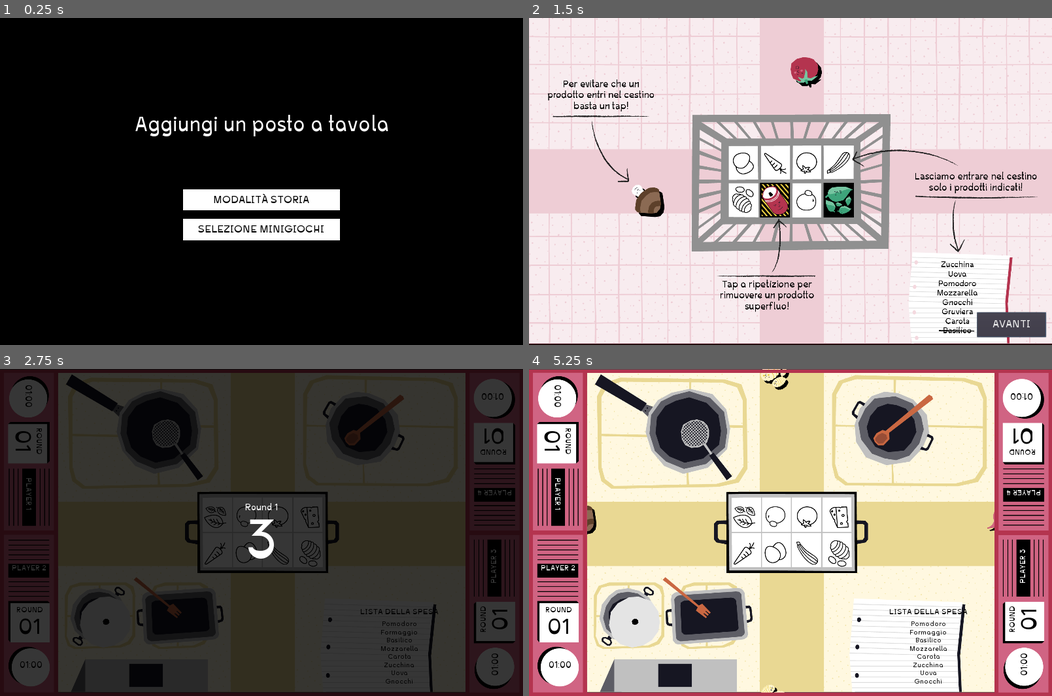
Above: before the commit, frames 1-4 (two rows, left to right).
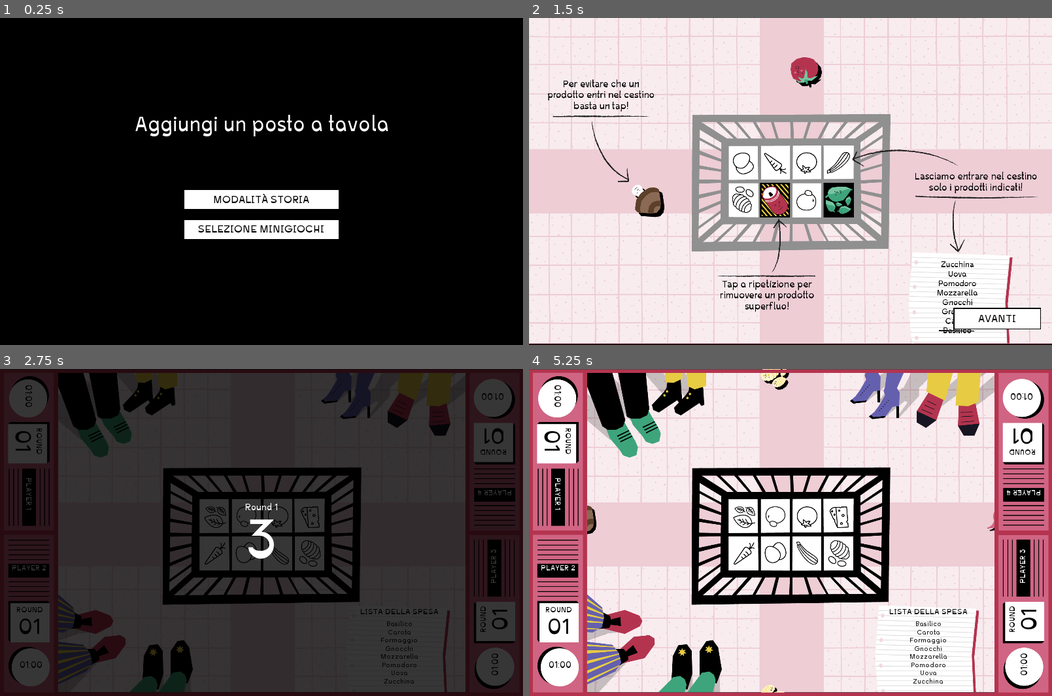
Above: after the commit, the same moments.

Repository: nuco-san/rotary_game
Game: Godot game, scene res://Scenes/TItleScreen.tscn
The game is run twice, just before and just after one commit, with the same random seed, the same clock (stepped at 60 frames per second) and the same inputs.
Inputs:
- Up to frame 1 (0.25 s): no input
- Up to frame 2 (1.5 s): click "MODALITÀ STORIA" at 0.5 s; click "AVANTI" at 1.25 s
- Up to frame 3 (2.75 s): click "AVANTI" at 2 s
- Up to frame 4 (5.25 s): tap Enter at 2.75, 5 s; tap Space at 3.5 s

The runs differ from the first frame. In frame 1, 0.5% of the frame differs, in the area x 35-65%, y 52-68%; in frame 2, 1.2%; in frame 3, 19%; in frame 4, 48%, in the area x 11-89%, y 1-99%.

Commit message:
risolto bug di reset del minigame 3

Diff:
--- a/Scenes/FoodList.gd
+++ b/Scenes/FoodList.gd
@@ -1,17 +1,14 @@
 extends VBoxContainer
 
 export(PackedScene) var ListItem
-export(Array) var foods
+export(Resource) var foods_res
 export(String) var title
+
 
 func _ready():
 	Global.connect("tick_item", self, "tick_item")
 	Global.connect("untick_item", self, "untick_item")
-	$Title.text = title
-	for food in foods:
-		var new_list_item = ListItem.instance()
-		new_list_item.item_name = food
-		$VBoxContainer.add_child(new_list_item)
+	init_list()
 
 func tick_item(food_name):
 	for item in $VBoxContainer.get_children():
@@ -23,3 +20,16 @@
 	for item in $VBoxContainer.get_children():
 		if item.item_name == food_name:
 			item.untick()
+
+
+func clear_list():
+	for item in $VBoxContainer.get_children():
+		item.queue_free()
+
+
+func init_list():
+	$Title.text = title
+	for food in foods_res.food_ids:
+		var new_list_item = ListItem.instance()
+		new_list_item.item_name = food
+		$VBoxContainer.add_child(new_list_item)
--- a/Scenes/FoodTrack.gd
+++ b/Scenes/FoodTrack.gd
@@ -9,6 +9,8 @@
 
 export(Resource) var food_res
 export(String) var acceptable_id
+var acceptable_id_original
+export(String) var acceptable_id_alt
 
 export(float) var sprite_rotation = 0.0
 
@@ -21,12 +23,17 @@
 
 
 func _ready():
-	$FinishingPoint/FoodIcon.texture = load("res://03_Icone_EXPORT_ROTARY/" + acceptable_id + "_icona.png")
+	acceptable_id_original = acceptable_id
+	init_icon()
 	$FinishingPoint/FoodIcon.rotation_degrees = sprite_rotation
 	$FinishingPoint/ArrivedFoodSprite.rotation_degrees = sprite_rotation
 	for food in food_res.food_ids:
 		if food != acceptable_id:
 			new_food_array.append(food)
+
+
+func init_icon():
+	$FinishingPoint/FoodIcon.texture = load("res://03_Icone_EXPORT_ROTARY/" + acceptable_id + "_icona.png")
 
 
 func spawn_food():
--- a/Scenes/FoodTrack.tscn
+++ b/Scenes/FoodTrack.tscn
@@ -131,6 +131,7 @@
 scale = Vector2( 1.1, 1.1 )
 frames = SubResource( 7 )
 animation = "New Anim"
+frame = 2
 speed_scale = 1.4
 playing = true
 
--- a/Scenes/MinigameSlides.tscn
+++ b/Scenes/MinigameSlides.tscn
@@ -1,26 +1,23 @@
 [gd_scene load_steps=4 format=2]
 
-[ext_resource path="res://00_Font_ROTARY/Inconstant-Base100.ttf" type="DynamicFontData" id=2]
+[ext_resource path="res://01_Cutscenes_EXPORT_ROTARY/Cutscenes_intro_EXPORT_ROTARY/Cutscenes_Intro_1.png" type="Texture" id=1]
+[ext_resource path="res://Scenes/UIButton.tscn" type="PackedScene" id=2]
 [ext_resource path="res://Scenes/MinigameSlides.gd" type="Script" id=3]
-
-[sub_resource type="DynamicFont" id=2]
-size = 40
-font_data = ExtResource( 2 )
 
 [node name="MinigameSlides" type="Sprite"]
 position = Vector2( 961, 601 )
+texture = ExtResource( 1 )
 script = ExtResource( 3 )
 
-[node name="Button" type="Button" parent="."]
+[node name="UIButton" parent="." instance=ExtResource( 2 )]
 anchor_left = 1.0
 anchor_top = 1.0
 anchor_right = 1.0
 anchor_bottom = 1.0
-margin_left = -1237.0
-margin_top = -715.0
-margin_right = -984.0
-margin_bottom = -624.0
-custom_fonts/font = SubResource( 2 )
+margin_left = -1324.0
+margin_top = -731.0
+margin_right = -1002.0
+margin_bottom = -652.0
 text = "AVANTI"
 
-[connection signal="pressed" from="Button" to="." method="next_slide"]
+[connection signal="button_pressed" from="UIButton" to="." method="next_slide"]
--- a/Scenes/Minigiochi/Minigioco_1.tscn
+++ b/Scenes/Minigiochi/Minigioco_1.tscn
@@ -1,9 +1,13 @@
-[gd_scene load_steps=2 format=2]
+[gd_scene load_steps=3 format=2]
 
 [ext_resource path="res://Scenes/Minigioco.tscn" type="PackedScene" id=1]
+[ext_resource path="res://bought_foods.tres" type="Resource" id=2]
 
 [node name="Minigioco_1" instance=ExtResource( 1 )]
 minigame_number = 1
+
+[node name="Fuoco" parent="Sfondo_sotto" index="0"]
+frame = 1
 
 [node name="TrackManagerLeft" parent="." index="1"]
 position = Vector2( 124, 551 )
@@ -11,34 +15,16 @@
 [node name="TrackManagerBottom" parent="." index="2"]
 position = Vector2( 897, 1269 )
 
-[node name="FoodBackgroundWrong" parent="TrackManagerBottom/FoodTrack_1/FinishingPoint" index="3"]
-frame = 2
-
-[node name="FoodBackgroundWrong" parent="TrackManagerBottom/FoodTrack_2/FinishingPoint" index="3"]
-frame = 2
-
 [node name="TrackManagerRight" parent="." index="3"]
 position = Vector2( 1797, 551 )
-
-[node name="FoodBackgroundWrong" parent="TrackManagerRight/FoodTrack_1/FinishingPoint" index="3"]
-frame = 2
-
-[node name="FoodBackgroundWrong" parent="TrackManagerRight/FoodTrack_2/FinishingPoint" index="3"]
-frame = 2
 
 [node name="TrackManagerTop" parent="." index="4"]
 position = Vector2( 897, -29 )
 
-[node name="FoodBackgroundWrong" parent="TrackManagerTop/FoodTrack_1/FinishingPoint" index="3"]
-frame = 2
-
-[node name="FoodBackgroundWrong" parent="TrackManagerTop/FoodTrack_2/FinishingPoint" index="3"]
-frame = 2
-
 [node name="FoodList" parent="UI" index="5"]
 margin_left = 1291.0
 margin_right = 1641.0
-foods = [ "Pomodoro", "Formaggio", "Basilico", "Mozzarella", "Carota", "Zucchina", "Uova", "Gnocchi" ]
+foods_res = ExtResource( 2 )
 title = "Lista della spesa"
 
 [editable path="TrackManagerLeft"]
--- a/Scenes/Minigiochi/Minigioco_2.tscn
+++ b/Scenes/Minigiochi/Minigioco_2.tscn
@@ -15,9 +15,6 @@
 [node name="Sfondo_sotto" parent="." index="0"]
 texture = ExtResource( 2 )
 
-[node name="Fuoco" parent="Sfondo_sotto" index="0"]
-frame = 0
-
 [node name="TrackManagerLeft" parent="." index="1"]
 position = Vector2( 124, 549 )
 
@@ -28,12 +25,18 @@
 [node name="FinishingPoint" parent="TrackManagerLeft/FoodTrack_1" index="0"]
 position = Vector2( 657, -4 )
 
+[node name="FoodBackgroundWrong" parent="TrackManagerLeft/FoodTrack_1/FinishingPoint" index="3"]
+frame = 0
+
 [node name="FoodTrack_2" parent="TrackManagerLeft" index="1"]
 food_res = ExtResource( 4 )
 acceptable_id = "Gnocchi"
 
 [node name="FinishingPoint" parent="TrackManagerLeft/FoodTrack_2" index="0"]
 position = Vector2( 657, -8 )
+
+[node name="FoodBackgroundWrong" parent="TrackManagerLeft/FoodTrack_2/FinishingPoint" index="3"]
+frame = 0
 
 [node name="TrackManagerBottom" parent="." index="2"]
 position = Vector2( 897, 1267 )
@@ -45,18 +48,12 @@
 [node name="FinishingPoint" parent="TrackManagerBottom/FoodTrack_1" index="0"]
 position = Vector2( 18, -588 )
 
-[node name="FoodBackgroundWrong" parent="TrackManagerBottom/FoodTrack_1/FinishingPoint" index="3"]
-frame = 0
-
 [node name="FoodTrack_2" parent="TrackManagerBottom" index="1"]
 food_res = ExtResource( 4 )
 acceptable_id = "Carota"
 
 [node name="FinishingPoint" parent="TrackManagerBottom/FoodTrack_2" index="0"]
 position = Vector2( 12, -586 )
-
-[node name="FoodBackgroundWrong" parent="TrackManagerBottom/FoodTrack_2/FinishingPoint" index="3"]
-frame = 0
 
 [node name="TrackManagerRight" parent="." index="3"]
 position = Vector2( 1797, 549 )
@@ -68,18 +65,12 @@
 [node name="FinishingPoint" parent="TrackManagerRight/FoodTrack_1" index="0"]
 position = Vector2( -639, -3 )
 
-[node name="FoodBackgroundWrong" parent="TrackManagerRight/FoodTrack_1/FinishingPoint" index="3"]
-frame = 0
-
 [node name="FoodTrack_2" parent="TrackManagerRight" index="1"]
 food_res = ExtResource( 4 )
 acceptable_id = "Formaggio"
 
 [node name="FinishingPoint" parent="TrackManagerRight/FoodTrack_2" index="0"]
 position = Vector2( -638, -6 )
-
-[node name="FoodBackgroundWrong" parent="TrackManagerRight/FoodTrack_2/FinishingPoint" index="3"]
-frame = 0
 
 [node name="TrackManagerTop" parent="." index="4"]
 position = Vector2( 897, -31 )
@@ -91,23 +82,18 @@
 [node name="FinishingPoint" parent="TrackManagerTop/FoodTrack_1" index="0"]
 position = Vector2( 17, 572 )
 
-[node name="FoodBackgroundWrong" parent="TrackManagerTop/FoodTrack_1/FinishingPoint" index="3"]
-frame = 0
-
 [node name="FoodTrack_2" parent="TrackManagerTop" index="1"]
 food_res = ExtResource( 4 )
 
 [node name="FinishingPoint" parent="TrackManagerTop/FoodTrack_2" index="0"]
 position = Vector2( 11, 573 )
 
-[node name="FoodBackgroundWrong" parent="TrackManagerTop/FoodTrack_2/FinishingPoint" index="3"]
-frame = 0
-
 [node name="Sfondo_sopra" parent="." index="5"]
 texture = ExtResource( 3 )
 
 [node name="FoodList" parent="UI" index="5"]
 visible = false
+foods_res = ExtResource( 4 )
 
 [node name="IntroSlides" parent="." index="7"]
 slides = [ ExtResource( 6 ), ExtResource( 5 ) ]
--- a/Scenes/Minigiochi/Minigioco_3.tscn
+++ b/Scenes/Minigiochi/Minigioco_3.tscn
@@ -21,22 +21,24 @@
 [node name="FoodTrack_1" parent="TrackManagerLeft" index="0"]
 food_res = ExtResource( 4 )
 acceptable_id = "Gnocchi"
+acceptable_id_alt = "Uova"
 
 [node name="FinishingPoint" parent="TrackManagerLeft/FoodTrack_1" index="0"]
 position = Vector2( 672, -6 )
 
 [node name="FoodBackgroundWrong" parent="TrackManagerLeft/FoodTrack_1/FinishingPoint" index="3"]
-frame = 1
+frame = 0
 
 [node name="FoodTrack_2" parent="TrackManagerLeft" index="1"]
 food_res = ExtResource( 4 )
 acceptable_id = "Gnocchi"
+acceptable_id_alt = "Uova"
 
 [node name="FinishingPoint" parent="TrackManagerLeft/FoodTrack_2" index="0"]
 position = Vector2( 672, -7 )
 
 [node name="FoodBackgroundWrong" parent="TrackManagerLeft/FoodTrack_2/FinishingPoint" index="3"]
-frame = 1
+frame = 0
 
 [node name="TrackManagerBottom" parent="." index="2"]
 position = Vector2( 897, 1264 )
@@ -44,22 +46,18 @@
 [node name="FoodTrack_1" parent="TrackManagerBottom" index="0"]
 food_res = ExtResource( 4 )
 acceptable_id = "Mozzarella"
+acceptable_id_alt = "Formaggio"
 
 [node name="FinishingPoint" parent="TrackManagerBottom/FoodTrack_1" index="0"]
 position = Vector2( 11, -592 )
 
-[node name="FoodBackgroundWrong" parent="TrackManagerBottom/FoodTrack_1/FinishingPoint" index="3"]
-frame = 2
-
 [node name="FoodTrack_2" parent="TrackManagerBottom" index="1"]
 food_res = ExtResource( 4 )
 acceptable_id = "Mozzarella"
+acceptable_id_alt = "Formaggio"
 
 [node name="FinishingPoint" parent="TrackManagerBottom/FoodTrack_2" index="0"]
 position = Vector2( 5, -591 )
-
-[node name="FoodBackgroundWrong" parent="TrackManagerBottom/FoodTrack_2/FinishingPoint" index="3"]
-frame = 2
 
 [node name="TrackManagerRight" parent="." index="3"]
 position = Vector2( 1797, 546 )
@@ -67,22 +65,18 @@
 [node name="FoodTrack_1" parent="TrackManagerRight" index="0"]
 food_res = ExtResource( 4 )
 acceptable_id = "Basilico"
+acceptable_id_alt = "Carota"
 
 [node name="FinishingPoint" parent="TrackManagerRight/FoodTrack_1" index="0"]
 position = Vector2( -665, -6 )
 
-[node name="FoodBackgroundWrong" parent="TrackManagerRight/FoodTrack_1/FinishingPoint" index="3"]
-frame = 2
-
 [node name="FoodTrack_2" parent="TrackManagerRight" index="1"]
 food_res = ExtResource( 4 )
 acceptable_id = "Basilico"
+acceptable_id_alt = "Carota"
 
 [node name="FinishingPoint" parent="TrackManagerRight/FoodTrack_2" index="0"]
 position = Vector2( -665, -7 )
-
-[node name="FoodBackgroundWrong" parent="TrackManagerRight/FoodTrack_2/FinishingPoint" index="3"]
-frame = 2
 
 [node name="TrackManagerTop" parent="." index="4"]
 position = Vector2( 897, -34 )
@@ -90,21 +84,17 @@
 [node name="FoodTrack_1" parent="TrackManagerTop" index="0"]
 food_res = ExtResource( 4 )
 acceptable_id = "Pomodoro"
+acceptable_id_alt = "Zucchina"
 
 [node name="FinishingPoint" parent="TrackManagerTop/FoodTrack_1" index="0"]
 position = Vector2( 11, 574 )
 
-[node name="FoodBackgroundWrong" parent="TrackManagerTop/FoodTrack_1/FinishingPoint" index="3"]
-frame = 2
-
 [node name="FoodTrack_2" parent="TrackManagerTop" index="1"]
 food_res = ExtResource( 4 )
+acceptable_id_alt = "Zucchina"
 
 [node name="FinishingPoint" parent="TrackManagerTop/FoodTrack_2" index="0"]
 position = Vector2( 6, 576 )
-
-[node name="FoodBackgroundWrong" parent="TrackManagerTop/FoodTrack_2/FinishingPoint" index="3"]
-frame = 2
 
 [node name="Sfondo_sopra" parent="." index="5"]
 texture = ExtResource( 2 )
@@ -114,7 +104,7 @@
 margin_top = 907.0
 margin_right = 1568.0
 margin_bottom = 1157.0
-foods = [ "Gnocchi", "Pomodoro", "Mozzarella", "Basilico" ]
+foods_res = ExtResource( 4 )
 title = "Gnocchi alla sorrentina"
 
 [node name="IntroSlides" parent="." index="7"]
--- a/Scenes/Minigioco.gd
+++ b/Scenes/Minigioco.gd
@@ -25,7 +25,7 @@
 		score -= 1
 		if minigame_number == 3 and is_doing_fire_sequence:
 			stop_fire_sequence()
-	if score == 8:
+	if score == 2:
 		if minigame_number == 3:
 			start_fire_sequence()
 		else:
@@ -53,6 +53,22 @@
 	stop_minigame()
 	$UI/MinigameCountdown.show()
 	$UI/MinigameCountdown.start_countdown()
+	if minigame_number == 3:
+		$TrackManagerLeft.change_recipe()
+		$TrackManagerBottom.change_recipe()
+		$TrackManagerRight.change_recipe()
+		$TrackManagerTop.change_recipe()
+		if Global.current_round % 2 == 0:
+			$UI/FoodList.title = "Gnocchi alla sorrentina"
+			$UI/FoodList.foods_res = load("res://sorrentina_foods.tres")
+			$UI/FoodList.clear_list()
+			$UI/FoodList.init_list()
+		if Global.current_round % 2 == 1:
+			$UI/FoodList.title = "Frittata colorata"
+			$UI/FoodList.foods_res = load("res://frittata_foods.tres")
+			$UI/FoodList.clear_list()
+			$UI/FoodList.init_list()
+
 
 
 func _on_results_read():
@@ -95,14 +111,19 @@
 	$UI/FireTimerLabel.hide()
 	is_doing_fire_sequence = false
 	$Sfondo_sotto/Fuoco/FireSound.stop()
+	$FireTimer.stop()
+	score = 0
 
 
 func stop_fire_sequence():
+	fire_time_left = 5
+	$UI/FireTimerLabel.text = str(fire_time_left)
 	$Sfondo_sotto/Fuoco/FireSound.stop()
 	is_doing_fire_sequence = false
-	$Sfondo_sotto/Fuoco.show()
+	$Sfondo_sotto/Fuoco.hide()
 	$FireTimer.stop()
 	$TrackManagerLeft.reset_tracks_fire()
 	$TrackManagerBottom.reset_tracks_fire()
 	$TrackManagerRight.reset_tracks_fire()
 	$TrackManagerTop.reset_tracks_fire()
+	score = 0
--- a/Scenes/Minigioco.tscn
+++ b/Scenes/Minigioco.tscn
@@ -14,7 +14,7 @@
 [ext_resource path="res://01_Cutscenes_EXPORT_ROTARY/Cutscenes_outro_EXPORT_ROTARY/Cutscenes_Outro_1.png" type="Texture" id=12]
 [ext_resource path="res://01_Cutscenes_EXPORT_ROTARY/Cutscenes_outro_EXPORT_ROTARY/Cutscenes_Outro_2.png" type="Texture" id=13]
 [ext_resource path="res://04_Sprite_EXPORT_ROTARY/Fuoco1.png" type="Texture" id=14]
-[ext_resource path="res://02_Sfondi_EXPORT_ROTARY/Sfondo_3_sotto.png" type="Texture" id=15]
+[ext_resource path="res://02_Sfondi_EXPORT_ROTARY/Sfondo_1_sotto.png" type="Texture" id=15]
 [ext_resource path="res://00_Font_ROTARY/Inconstant-Base100.ttf" type="DynamicFontData" id=16]
 [ext_resource path="res://SOund/fire.mp3" type="AudioStream" id=17]
 
@@ -72,7 +72,7 @@
 position = Vector2( 8, -588 )
 
 [node name="FoodBackgroundWrong" parent="TrackManagerBottom/FoodTrack_1/FinishingPoint" index="3"]
-frame = 2
+frame = 1
 
 [node name="FoodTrack_2" parent="TrackManagerBottom" index="1"]
 position = Vector2( 117, -1 )
@@ -82,7 +82,7 @@
 position = Vector2( 7, -585 )
 
 [node name="FoodBackgroundWrong" parent="TrackManagerBottom/FoodTrack_2/FinishingPoint" index="3"]
-frame = 2
+frame = 1
 
 [node name="TrackManagerRight" parent="." instance=ExtResource( 3 )]
 position = Vector2( 1797, 539 )
@@ -95,7 +95,7 @@
 position = Vector2( -659, 0 )
 
 [node name="FoodBackgroundWrong" parent="TrackManagerRight/FoodTrack_1/FinishingPoint" index="3"]
-frame = 2
+frame = 1
 
 [node name="FoodTrack_2" parent="TrackManagerRight" index="1"]
 position = Vector2( 0, 133 )
@@ -106,7 +106,7 @@
 position = Vector2( -659, 0 )
 
 [node name="FoodBackgroundWrong" parent="TrackManagerRight/FoodTrack_2/FinishingPoint" index="3"]
-frame = 2
+frame = 1
 
 [node name="TrackManagerTop" parent="." instance=ExtResource( 3 )]
 position = Vector2( 897, -41 )
@@ -119,7 +119,7 @@
 position = Vector2( 8, 578 )
 
 [node name="FoodBackgroundWrong" parent="TrackManagerTop/FoodTrack_1/FinishingPoint" index="3"]
-frame = 2
+frame = 1
 
 [node name="FoodTrack_2" parent="TrackManagerTop" index="1"]
 position = Vector2( 117, -1 )
@@ -130,7 +130,7 @@
 position = Vector2( 7, 581 )
 
 [node name="FoodBackgroundWrong" parent="TrackManagerTop/FoodTrack_2/FinishingPoint" index="3"]
-frame = 2
+frame = 1
 
 [node name="Sfondo_sopra" type="Sprite" parent="."]
 position = Vector2( 961, 610 )
--- a/Scenes/TrackManager.gd
+++ b/Scenes/TrackManager.gd
@@ -11,6 +11,9 @@
 var track_2_empty = false
 
 var is_spawning = false
+
+export(Resource) var minigame3_recipe_1
+export(Resource) var minigame3_recipe_2
 
 
 func _ready():
@@ -55,3 +58,20 @@
 	yield(get_tree().create_timer(1.0), "timeout")
 	first_spawn()
 	$Timer.paused = false
+
+
+func change_recipe():
+	if Global.current_round % 2 == 0:
+		$FoodTrack_1.food_res = minigame3_recipe_1
+		$FoodTrack_1.acceptable_id = $FoodTrack_1.acceptable_id_original
+		$FoodTrack_1.init_icon()
+		$FoodTrack_2.food_res = minigame3_recipe_1
+		$FoodTrack_2.acceptable_id = $FoodTrack_2.acceptable_id_original
+		$FoodTrack_2.init_icon()
+	if Global.current_round % 2 == 1:
+		$FoodTrack_1.food_res = minigame3_recipe_2
+		$FoodTrack_1.acceptable_id = $FoodTrack_1.acceptable_id_alt
+		$FoodTrack_1.init_icon()
+		$FoodTrack_2.food_res = minigame3_recipe_2
+		$FoodTrack_2.acceptable_id = $FoodTrack_2.acceptable_id_alt
+		$FoodTrack_2.init_icon()
--- a/Scenes/TrackManager.tscn
+++ b/Scenes/TrackManager.tscn
@@ -1,13 +1,17 @@
-[gd_scene load_steps=3 format=2]
+[gd_scene load_steps=5 format=2]
 
 [ext_resource path="res://Scenes/FoodTrack.tscn" type="PackedScene" id=1]
 [ext_resource path="res://Scenes/TrackManager.gd" type="Script" id=2]
+[ext_resource path="res://frittata_foods.tres" type="Resource" id=3]
+[ext_resource path="res://sorrentina_foods.tres" type="Resource" id=4]
 
 [node name="TrackManager" type="Node2D"]
 script = ExtResource( 2 )
 track_1_path = NodePath("FoodTrack_1")
 track_2_path = NodePath("FoodTrack_2")
 spawn_time_interval = Vector2( 0.2, 1.5 )
+minigame3_recipe_1 = ExtResource( 4 )
+minigame3_recipe_2 = ExtResource( 3 )
 
 [node name="FoodTrack_1" parent="." instance=ExtResource( 1 )]
 track_id = 1
--- a/Scenes/UIButton.tscn
+++ b/Scenes/UIButton.tscn
@@ -14,6 +14,11 @@
 content_margin_top = 20.0
 content_margin_bottom = 17.0
 bg_color = Color( 1, 1, 1, 1 )
+border_width_left = 4
+border_width_top = 4
+border_width_right = 4
+border_width_bottom = 4
+border_color = Color( 0, 0, 0, 1 )
 
 [sub_resource type="StyleBoxFlat" id=4]
 content_margin_left = 20.0
@@ -21,6 +26,11 @@
 content_margin_top = 20.0
 content_margin_bottom = 17.0
 bg_color = Color( 0.682353, 0.682353, 0.682353, 1 )
+border_width_left = 4
+border_width_top = 4
+border_width_right = 4
+border_width_bottom = 4
+border_color = Color( 0, 0, 0, 1 )
 
 [node name="UIButton" type="Button"]
 margin_right = 576.0
